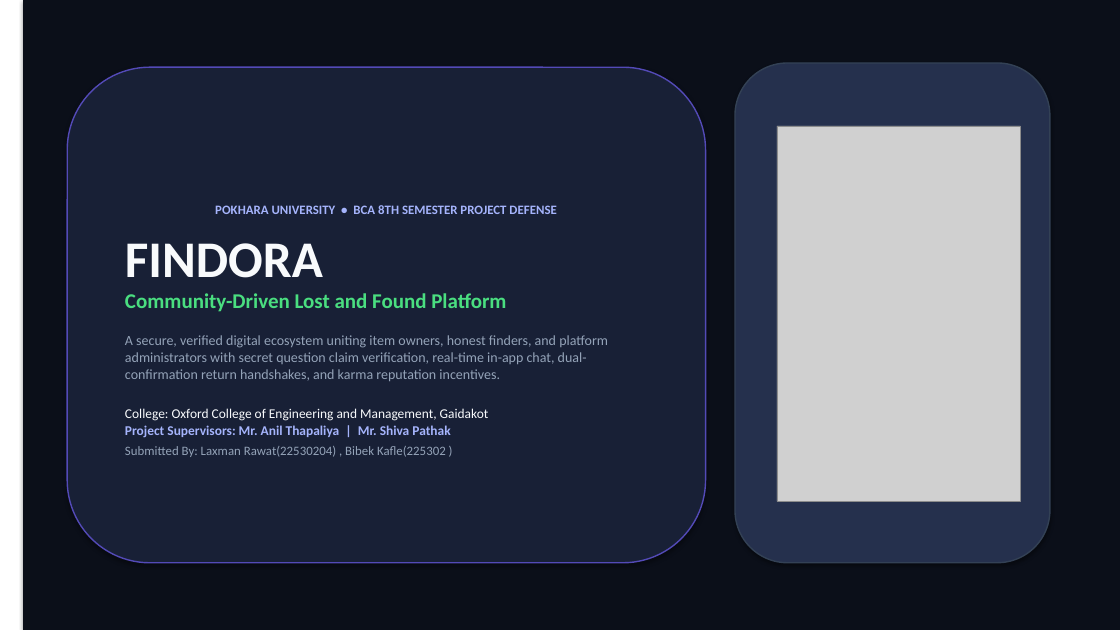
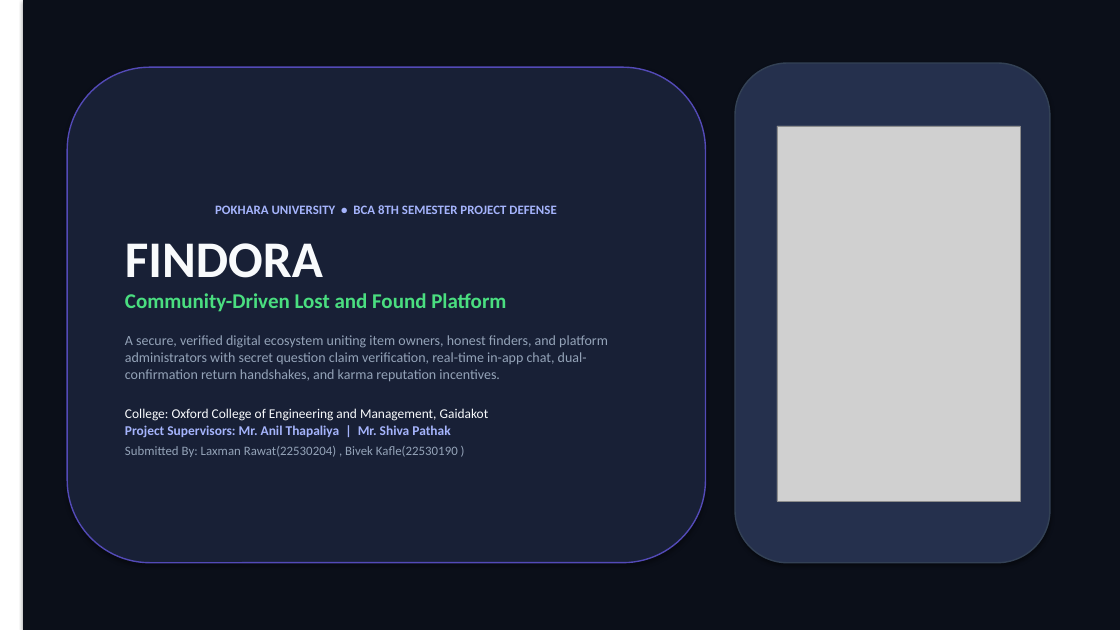
Before and after one commit to LaxmanRawat9749/Findora_Application, a slide deck: slide 1 of findora_presentation.pptx. Drawn at 1120x630 pixels with LibreOffice and Linux fonts; fonts in the diff are those of the drawing; grey boxes stand for pictures. Boxes give left, top, right and bottom in pixels: in the first picture for what was removed or moved away, otherwise in the second. Text is boxed around its words. In the diff, an @@ line names an element or a change of style, - is before the commit and + after.

```diff
--- a/findora_presentation.pptx
+++ b/findora_presentation.pptx
@@ text in rounded rectangle at <box>125,446,458,457</box>: text changed @@
-Submitted By: Laxman Rawat(22530204) , Bibek Kafle(225302 )
+Submitted By: Laxman Rawat(22530204) , Bivek Kafle(22530190 )
```
Also in this commit, not shown: 8 other slides changed, 42 other files.
